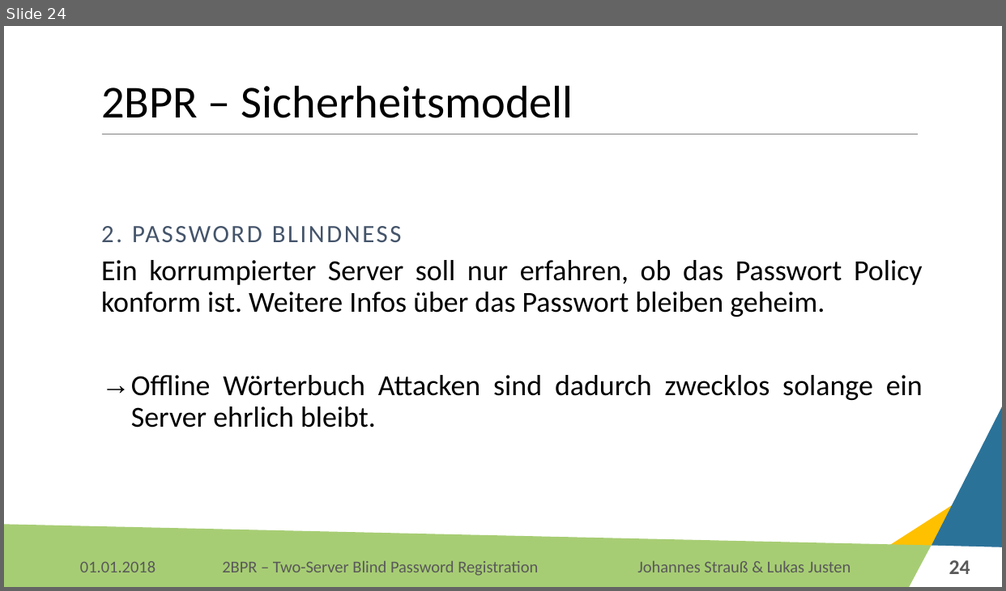
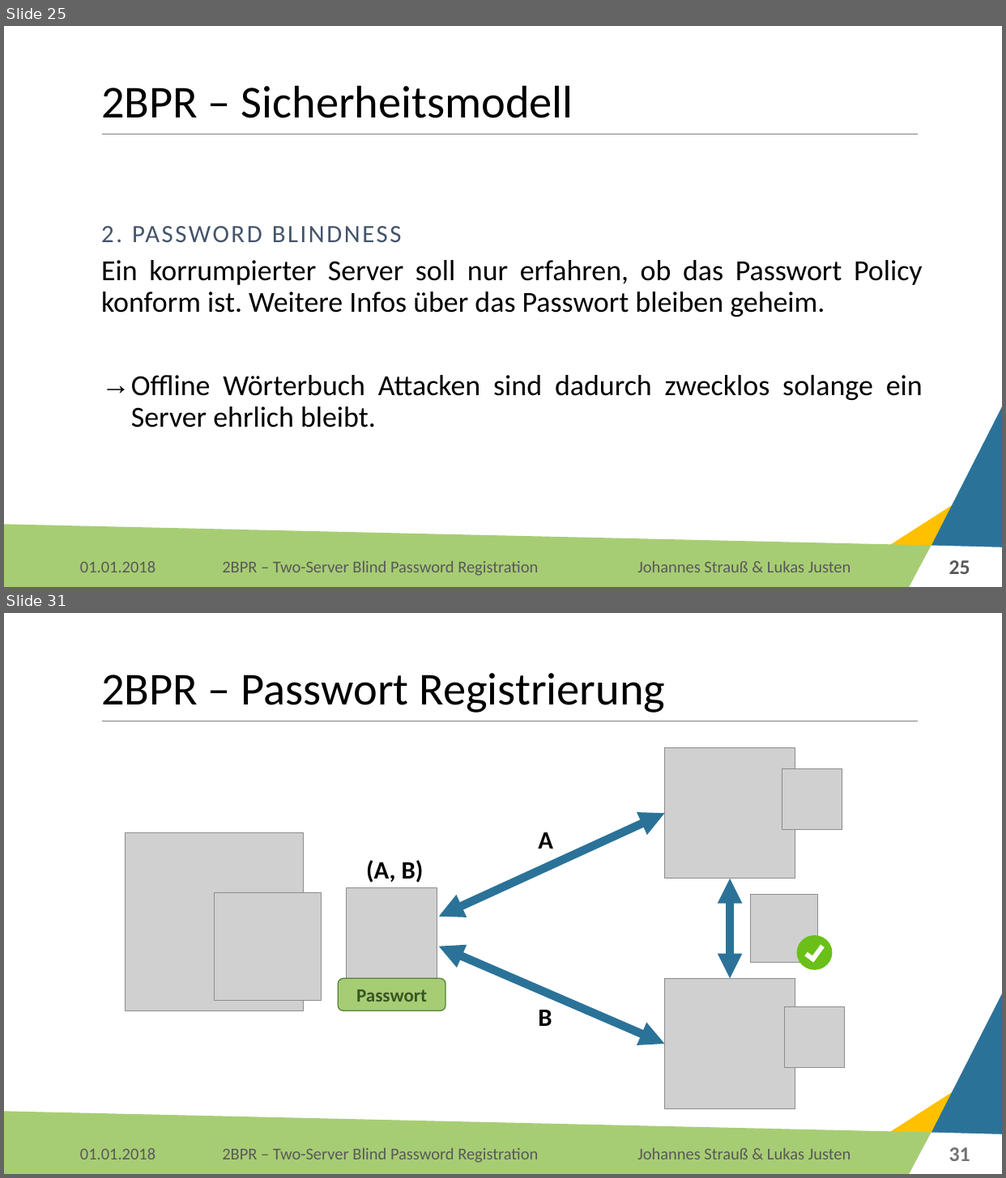
Before and after one commit to Lukas-Justen/IT-Security-2BPR, a slide deck: 2BPR.pptx. Shown one above the other, each under a label of ours: slide 24 before the commit, slides 25 and 31 after it; the slides between them are not shown. The pictures are 1006x591 and 1006x1178 pixels, drawn with LibreOffice and Linux fonts; fonts in the diff are those of the drawing; grey boxes stand for pictures; background and template pictures are left out. Boxes give left, top, right and bottom in pixels: in the first picture for what was removed or moved away, otherwise in the second. Text is boxed around its words. In the diff, an @@ line names an element or a change of style, - is before the commit and + after.

```diff
--- a/2BPR.pptx
+++ b/2BPR.pptx
@@ slide 31 added at (4, 613, 1002, 1174), background #FFFFFF; not listed: 6 template elements that a slide beside it also shows @@
@@ title added at (101, 673, 666, 713), 44 pt, text #000000 @@
+2BPR – Passwort Registrierung
@@ group added at (126, 747, 845, 1110): 8 pictures, 3 texts, 3 double arrows, 2 rectangles, 1 rounded rectangle, 1 ellipse @@
+Passwort
+(A, B)
+B
+A
@@ text added at (80, 1148, 155, 1160), 16 pt, text #595959 @@
+01.01.2018
@@ text added at (637, 1148, 851, 1160), 16 pt, text #595959 @@
+Johannes Strauß & Lukas Justen
@@ page number added at (949, 1148, 970, 1161), 20 pt, text #767171, bold @@
+31
@@ what was slide 24 is now slide 25 @@
@@ page number at (949, 561, 970, 574): text changed @@
-24
+25
```
Also in this commit, not shown: 6 slides changed, 8 other slides added.
